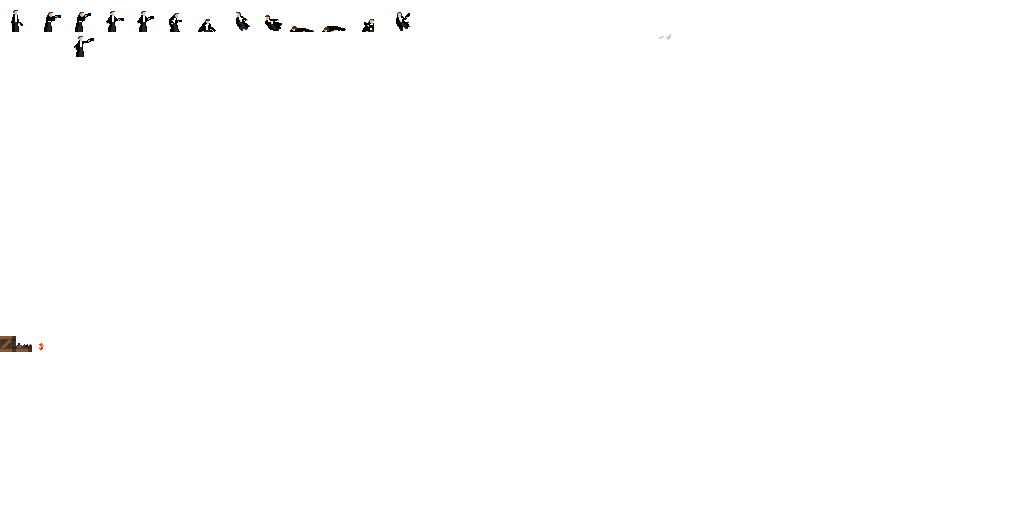
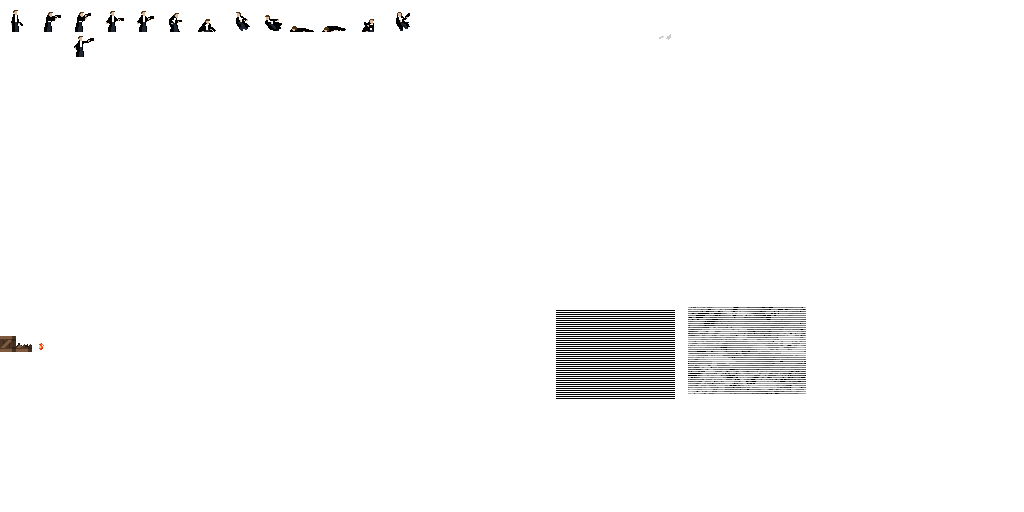
Layer changes from the first (1024, 512) image to the second:
painted on "tiles" over (556, 307, 806, 399)
